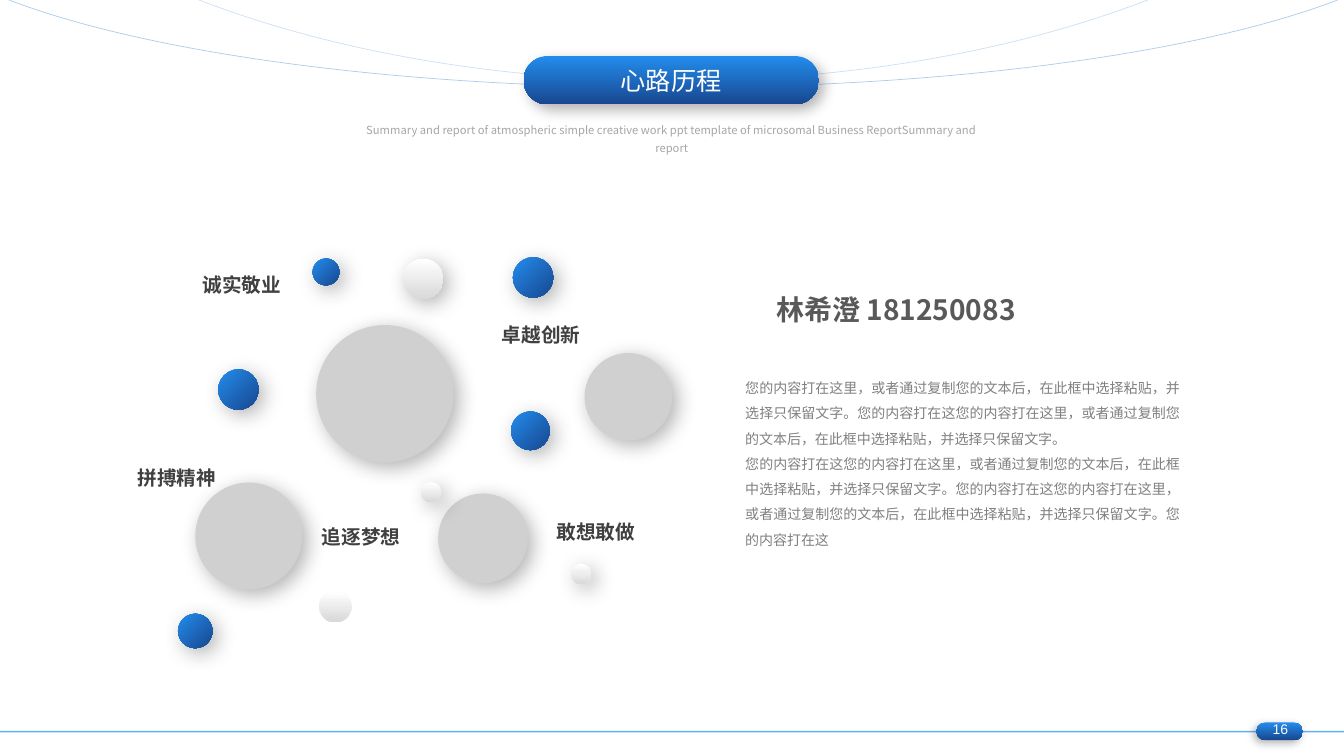
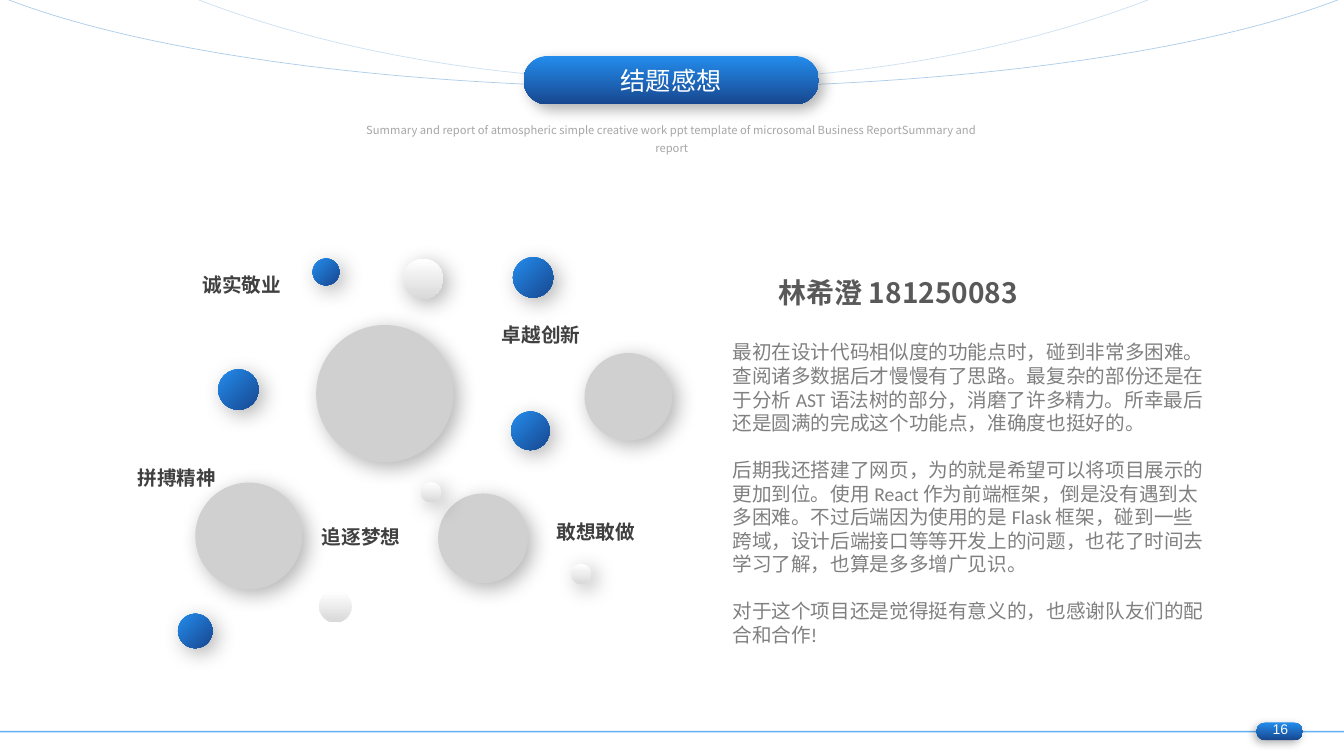
Before and after one commit to cclintris/best-partner, a slide deck: slide 16 of record_data/BigCode大作业ppt.pptx. Drawn at 1344x756 pixels with LibreOffice and Linux fonts; fonts in the diff are those of the drawing; grey boxes stand for pictures. Boxes give left, top, right and bottom in pixels: in the first picture for what was removed or moved away, otherwise in the second. Text is boxed around its words. In the diff, an @@ line names an element or a change of style, - is before the commit and + after.

```diff
--- a/record_data/BigCode大作业ppt.pptx
+++ b/record_data/BigCode大作业ppt.pptx
@@ text in rounded rectangle at bbox=[621, 68, 722, 96]: text changed @@
-心路历程
+结题感想
@@ text "林希澄 181250083": place and size @@
-text "林希澄 181250083" at bbox=[776, 296, 1016, 323]
+text "林希澄 181250083" at bbox=[778, 279, 1018, 306]
@@ text at bbox=[732, 342, 1203, 644]: text changed; size 10 to 14 pt; font Noto Sans CJK SC to Calibri @@
-您的内容打在这里，或者通过复制您的文本后，在此框中选择粘贴，并选择只保留文字。您的内容打在这您的内容打在这里，或者通过复制您的文本后，在此框中选择粘贴，并选择只保留文字。
-您的内容打在这您的内容打在这里，或者通过复制您的文本后，在此框中选择粘贴，并选择只保留文字。您的内容打在这您的内容打在这里，或者通过复制您的文本后，在此框中选择粘贴，并选择只保留文字。您的内容打在这
+最初在设计代码相似度的功能点时，碰到非常多困难。查阅诸多数据后才慢慢有了思路。最复杂的部份还是在于分析 AST 语法树的部分，消磨了许多精力。所幸最后还是圆满的完成这个功能点，准确度也挺好的。
+后期我还搭建了网页，为的就是希望可以将项目展示的更加到位。使用 React 作为前端框架，倒是没有遇到太多困难。不过后端因为使用的是 Flask 框架，碰到一些跨域，设计后端接口等等开发上的问题，也花了时间去学习了解，也算是多多增广见识。
+对于这个项目还是觉得挺有意义的，也感谢队友们的配合和合作!
```
Also in this commit, not shown: 2 other slides changed.
